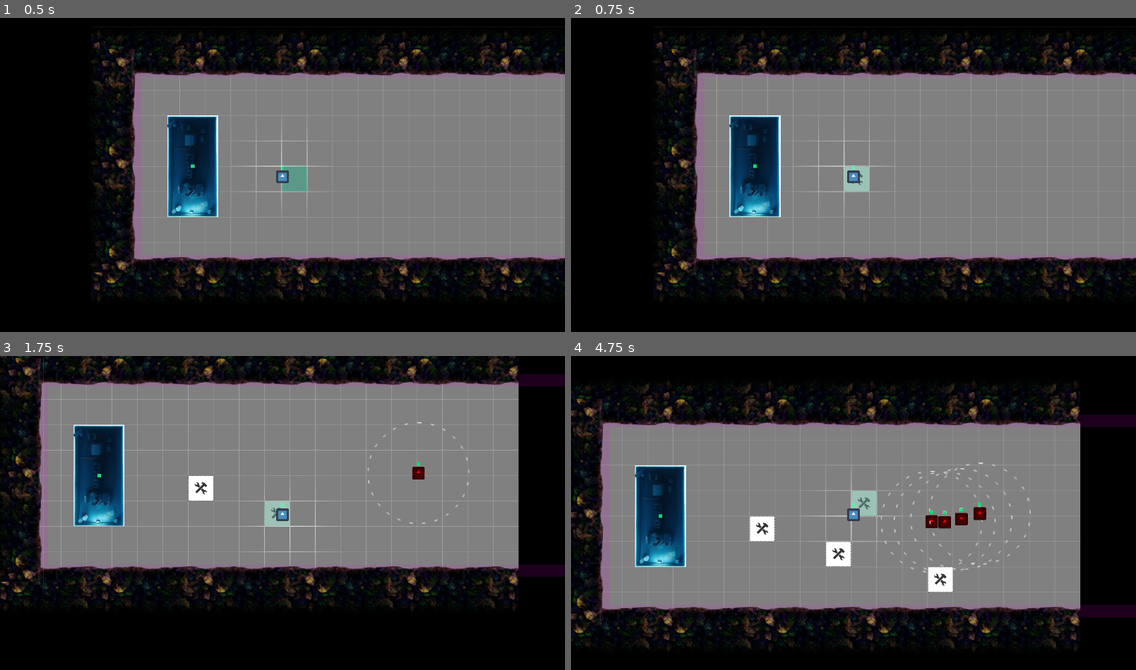
Above: before the commit, frames 1-4 (two rows, left to right).
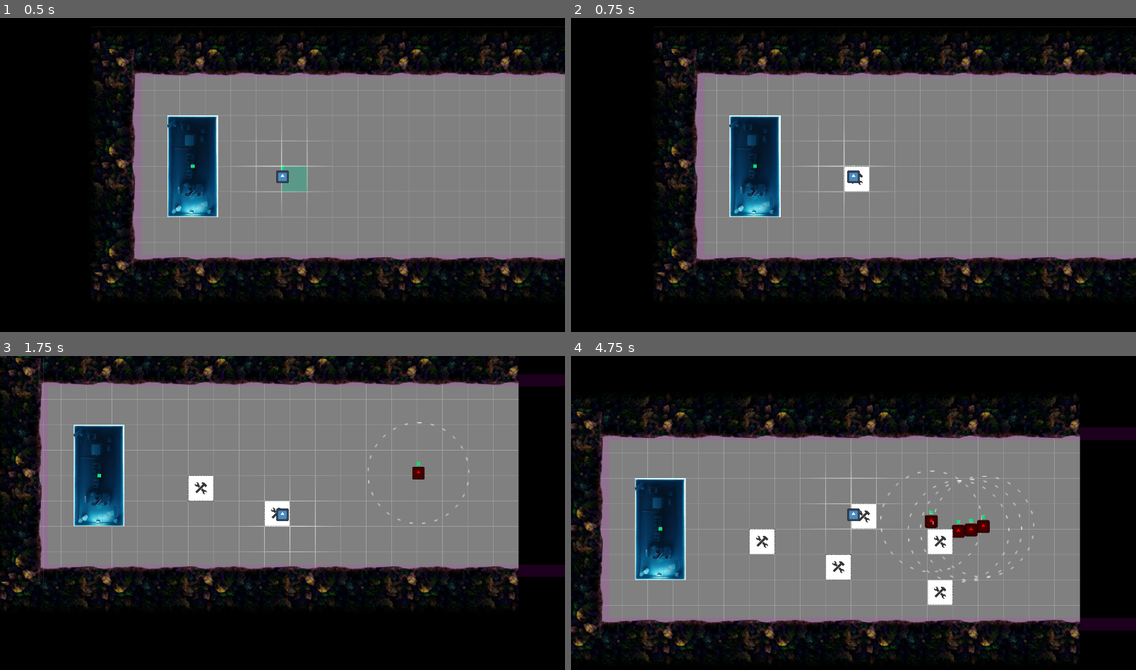
Above: after the commit, the same moments.

Repository: Slushie-Defense/Slushie
Game: Godot game, scene res://Levels/Level1.tscn
The game is run twice, just before and just after one commit, with the same random seed, the same clock (stepped at 60 frames per second) and the same inputs. The engine's default icon, where the game draws it, is replaced by a stand-in: a white triangle on a blue panel in a dark square.
Inputs:
- Up to frame 1 (0.5 s): no input
- Up to frame 2 (0.75 s): tap Enter (ui_accept) at 0.5 s; hold Right (ui_right) from 0.53 s (still down)
- Up to frame 3 (1.75 s): tap Enter (ui_accept) at 0.77, 1.52 s; release Right (ui_right) at 1.28 s; hold Down (ui_down) from 1.28 s (still down)
- Up to frame 4 (4.75 s): release Down (ui_down) at 2.03 s; hold Right (ui_right) 2.03-2.78 s; hold Up (ui_up) 2.78-3.53 s; tap Enter (ui_accept) at 3.02, 3.77, 4.52 s; hold Left (ui_left) from 3.53 s (still down)

Frame 1 is identical in both runs. In frame 2, 0.3% of the frame differs, in the area x 48-53%, y 47-56%; in frame 3, 0.3%; in frame 4, 21%, in the area x 0-100%, y 8-99%.

Commit message:
Player can walk over structures and push enemies

Diff:
--- a/Entities/BuildingManager/BuildingManager.tscn
+++ b/Entities/BuildingManager/BuildingManager.tscn
@@ -17,6 +17,7 @@
 centered = false
 
 [node name="Area2D" type="Area2D" parent="HighlightSquare"]
+collision_mask = 13
 
 [node name="CollisionShape2D" type="CollisionShape2D" parent="HighlightSquare/Area2D"]
 shape = SubResource("RectangleShape2D_y2m26")
--- a/Entities/Enemy/Enemy.tscn
+++ b/Entities/Enemy/Enemy.tscn
@@ -13,6 +13,8 @@
 radius = 128.0
 
 [node name="Enemy" type="CharacterBody2D"]
+collision_layer = 8
+collision_mask = 15
 motion_mode = 1
 script = ExtResource("1_ff1tq")
 
@@ -26,6 +28,7 @@
 texture = ExtResource("2_wdrna")
 
 [node name="Area2D" type="Area2D" parent="."]
+collision_mask = 14
 
 [node name="CollisionShape2D" type="CollisionShape2D" parent="Area2D"]
 shape = SubResource("CircleShape2D_hdjo8")
--- a/Entities/GasStation/GasStation.tscn
+++ b/Entities/GasStation/GasStation.tscn
@@ -8,6 +8,7 @@
 size = Vector2(256, 512)
 
 [node name="StaticBody2D" type="StaticBody2D"]
+collision_mask = 0
 script = ExtResource("1_rd6ha")
 
 [node name="CollisionShape2D" type="CollisionShape2D" parent="."]
--- a/Entities/Player/Player.tscn
+++ b/Entities/Player/Player.tscn
@@ -10,6 +10,7 @@
 height = 64.0
 
 [node name="Player" type="CharacterBody2D"]
+collision_layer = 2
 script = ExtResource("1_p727u")
 
 [node name="CollisionShape2D" type="CollisionShape2D" parent="."]
--- a/Entities/Structures/Structure.gd
+++ b/Entities/Structures/Structure.gd
@@ -1,42 +1,36 @@
 extends Node2D
 
 @onready var area_2d : Area2D = $Area2D
-@onready var collision_shape_2d : CollisionShape2D = $Area2D/CollisionShape2D
+@onready var area_2d_collision_shape_2d : CollisionShape2D = $Area2D/CollisionShape2D
 
-# Building
-var construction_started : bool = false
+@onready var static_body_2d : StaticBody2D = $StaticBody2D
+@onready var static_body_2d_collision_shape_2d : CollisionShape2D = $StaticBody2D/CollisionShape2D
 
-# Padding
-var padding = 8
+# Building construction
+var is_building_constructed : bool = false
 
 # Objects in build area
 var nodes_in_build_area_list : Array = []
 
 func _ready():
-	collision_shape_2d.shape.size = Vector2(GameGrid.cell_size - padding, GameGrid.cell_size - padding)
-	# Show as semi-transparent when building
-	modulate.a = 0.4
+	# Create the collision mask and player detection
+	var padding = 8
+	var collision_shape_size : Vector2 = Vector2(GameGrid.cell_size - padding, GameGrid.cell_size - padding)
+	area_2d_collision_shape_2d.shape.size = collision_shape_size
+	static_body_2d_collision_shape_2d.shape.size = collision_shape_size
+	# If the area is clear create the building
+	_initialize_building_construction()
 
 func _on_area_2d_body_entered(body):
 	nodes_in_build_area_list.push_back(body)
 
 func _on_area_2d_body_exited(body):
 	nodes_in_build_area_list.erase(body)
-	if nodes_in_build_area_list.size() == 0:
-		# Convert to Static body
-		var static_body_2d : StaticBody2D = StaticBody2D.new()
-		add_child(static_body_2d)
-		# Static body 2d Collision Sape
-		call_deferred("_add_collision_shape", static_body_2d)
-		# Remove Area 2D
-		area_2d.queue_free()
-		# Construction has to started
-		modulate.a = 1.0 # Make fully visible
-		construction_started = true
+	_initialize_building_construction()
 
-func _add_collision_shape(static_body_2d):
-	# Static body 2d Collision Sape
-	var static_body_2d_collision_shape_2d : CollisionShape2D = CollisionShape2D.new()
-	static_body_2d_collision_shape_2d.shape = RectangleShape2D.new()
-	static_body_2d_collision_shape_2d.shape.size = Vector2(GameGrid.cell_size, GameGrid.cell_size)
-	static_body_2d.add_child(static_body_2d_collision_shape_2d)
+func _initialize_building_construction():
+	if not is_building_constructed:
+		# If there is no objects colliding. Turn collision rectangle on
+		static_body_2d_collision_shape_2d.disabled = nodes_in_build_area_list.size() > 0
+		modulate.a = 1.0 if nodes_in_build_area_list.size() == 0 else 0.4
+		is_building_constructed = true
--- a/Entities/Structures/Structure.tscn
+++ b/Entities/Structures/Structure.tscn
@@ -1,9 +1,12 @@
-[gd_scene load_steps=4 format=3 uid="uid://ds15dcep7fhyn"]
+[gd_scene load_steps=5 format=3 uid="uid://ds15dcep7fhyn"]
 
 [ext_resource type="Texture2D" uid="uid://dj4usx0levw84" path="res://Sprites/Squares/128x128Construction.png" id="1_5wevt"]
 [ext_resource type="Script" path="res://Entities/Structures/Structure.gd" id="1_pfun1"]
 
 [sub_resource type="RectangleShape2D" id="RectangleShape2D_7144t"]
+size = Vector2(128, 128)
+
+[sub_resource type="RectangleShape2D" id="RectangleShape2D_7lbip"]
 size = Vector2(128, 128)
 
 [node name="Structure" type="Node2D"]
@@ -13,9 +16,18 @@
 texture = ExtResource("1_5wevt")
 
 [node name="Area2D" type="Area2D" parent="."]
+collision_layer = 4
+collision_mask = 13
 
 [node name="CollisionShape2D" type="CollisionShape2D" parent="Area2D"]
 shape = SubResource("RectangleShape2D_7144t")
 
+[node name="StaticBody2D" type="StaticBody2D" parent="."]
+collision_layer = 4
+collision_mask = 0
+
+[node name="CollisionShape2D" type="CollisionShape2D" parent="StaticBody2D"]
+shape = SubResource("RectangleShape2D_7lbip")
+
 [connection signal="body_entered" from="Area2D" to="." method="_on_area_2d_body_entered"]
 [connection signal="body_exited" from="Area2D" to="." method="_on_area_2d_body_exited"]
--- a/Levels/Level1.tscn
+++ b/Levels/Level1.tscn
@@ -23,6 +23,7 @@
 motion_mode = 1
 
 [node name="StaticBody2D" type="StaticBody2D" parent="."]
+collision_mask = 0
 
 [node name="CollisionPolygon2D" type="CollisionPolygon2D" parent="StaticBody2D"]
 polygon = PackedVector2Array(0, 0, 3584, 0, 3584, 1024, 0, 1024, 0, 64, 64, 64, 64, 960, 3520, 960, 3520, 64, 0, 64)
--- a/project.godot
+++ b/project.godot
@@ -30,6 +30,18 @@
 
 project/assembly_name="Slushie-defense"
 
+[layer_names]
+
+2d_physics/layer_1="walls"
+3d_physics/layer_1="player"
+2d_physics/layer_2="player"
+3d_physics/layer_2="structures"
+2d_physics/layer_3="player_structures"
+3d_physics/layer_3="enemies"
+2d_physics/layer_4="enemies"
+3d_physics/layer_4="coins"
+2d_physics/layer_5="coins"
+
 [rendering]
 
 renderer/rendering_method="gl_compatibility"
